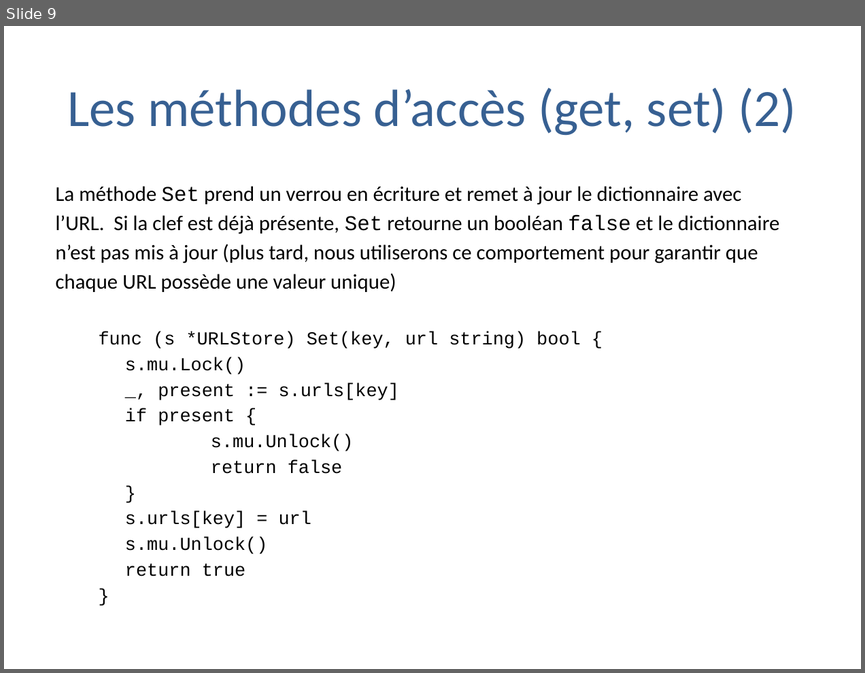
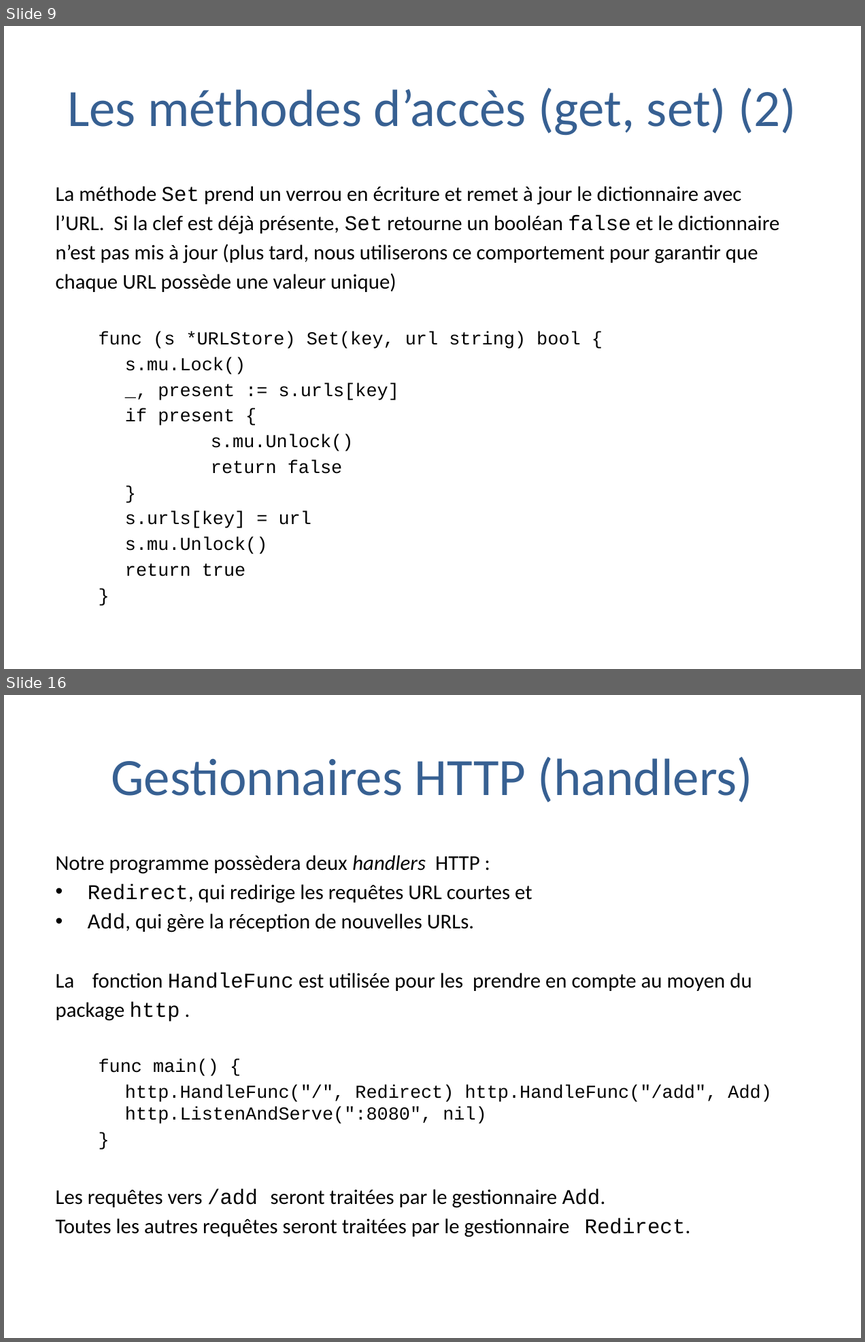
Before and after one commit to trash-anger/golang-france, a slide deck: Go-documentation/cours-general/Pratique de la programmation en go.pptx. Shown one above the other, each under a label of ours: slide 9 before the commit, slides 9 and 16 after it; the slides between them are not shown. The pictures are 865x673 and 865x1342 pixels, drawn with LibreOffice and Linux fonts; fonts in the diff are those of the drawing; background and template pictures are left out. Boxes give left, top, right and bottom in pixels: in the first picture for what was removed or moved away, otherwise in the second. Text is boxed around its words. In the diff, an @@ line names an element or a change of style, - is before the commit and + after.

```diff
--- a/Go-documentation/cours-general/Pratique de la programmation en go.pptx
+++ b/Go-documentation/cours-general/Pratique de la programmation en go.pptx
@@ slide 16 added at (4,695,861,1338), background #FFFFFF @@
@@ title added at (111,757,753,802), 44 pt, text #376092 @@
+Gestionnaires HTTP (handlers)
@@ text added at (56,855,772,1237), 17.6 pt, text #000000 @@
+Notre programme possèdera deux handlers HTTP :
+• Redirect, qui redirige les requêtes URL courtes et
+• Add, qui gère la réception de nouvelles URLs.
+La fonction HandleFunc est utilisée pour les prendre en compte au moyen du
+package http .
+  func main() {
+  http.HandleFunc("/", Redirect) http.HandleFunc("/add", Add) http.ListenAndServe(":8080", nil)
+  }
+Les requêtes vers /add seront traitées par le gestionnaire Add.
+Toutes les autres requêtes seront traitées par le gestionnaire Redirect.
```
Also in this commit, not shown: 15 other slides added.
